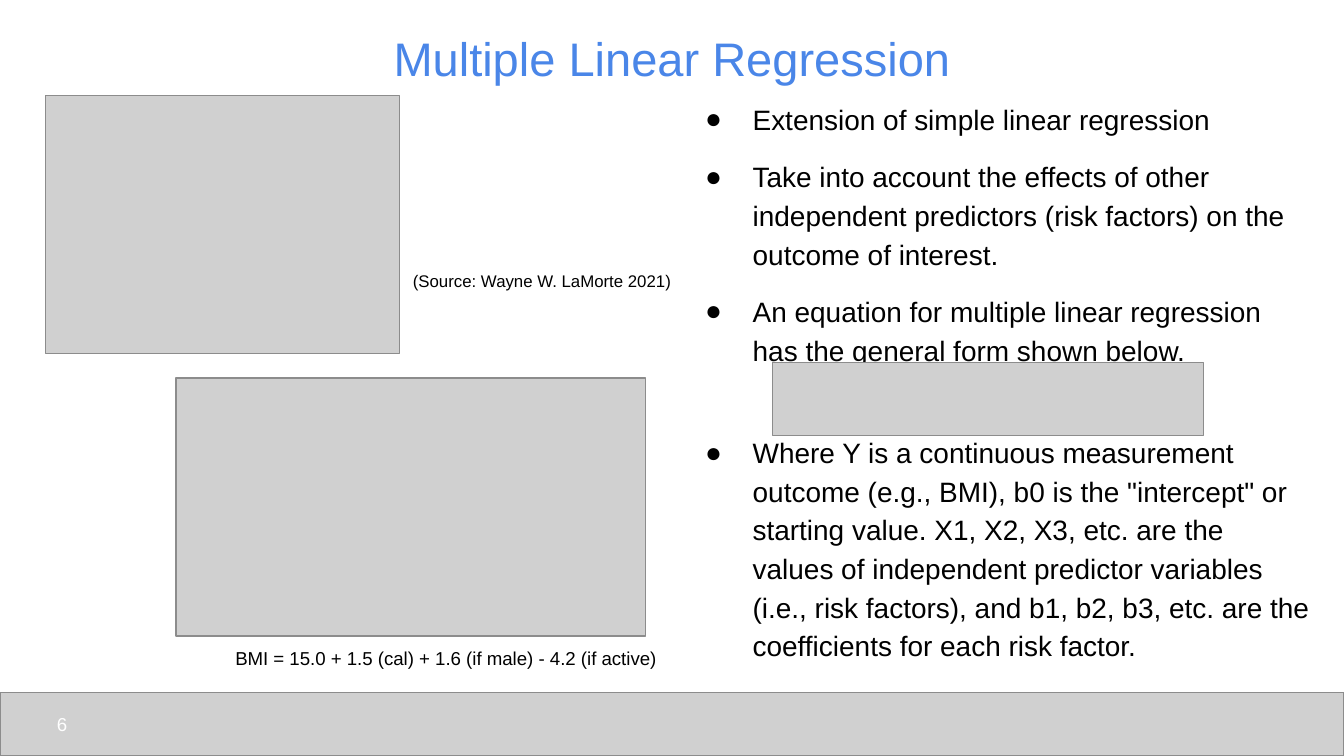
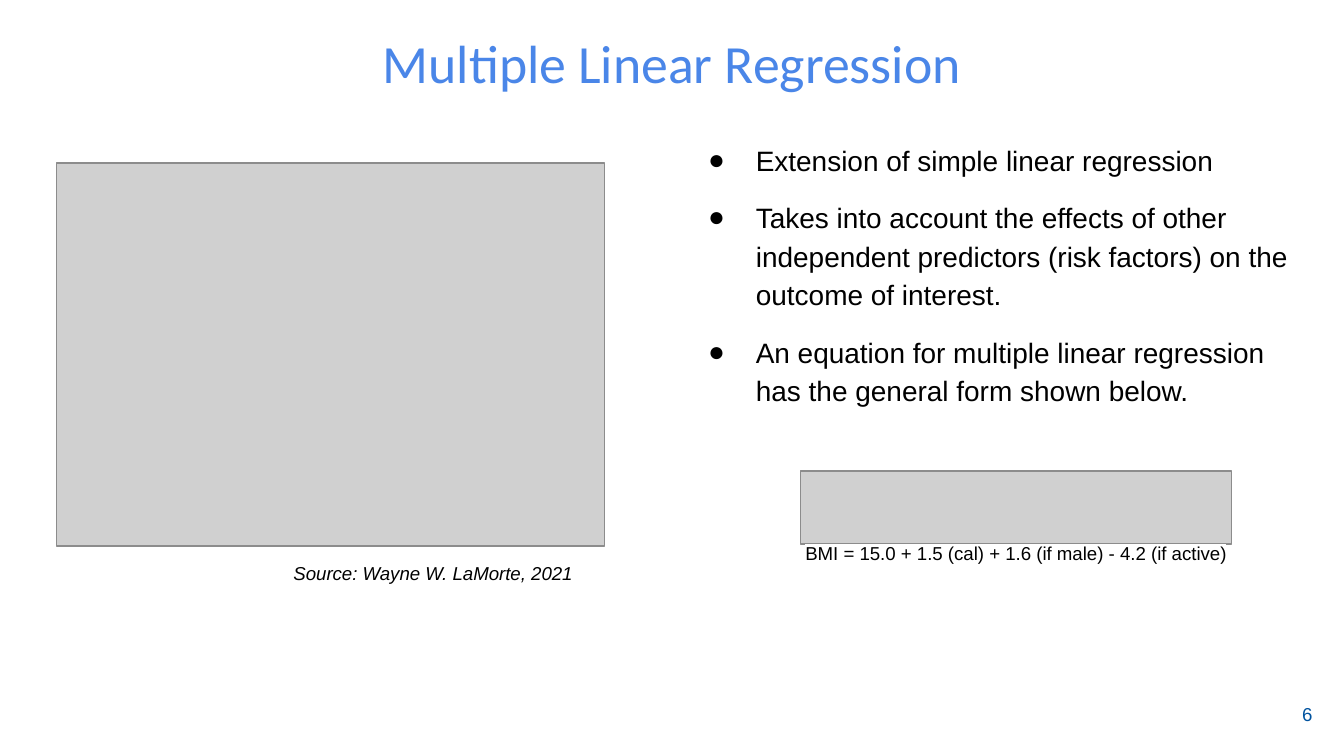
Before and after one commit to udel-cbcb/NIGMS-Sandbox-UD, a slide deck: slide 7 of Submodule_4/Lectures/Submodule_4_Lecture_1_ML_Models_and_Model_Evaluation.pptx (slide 6 before the commit). Drawn at 1344x756 pixels with LibreOffice and Linux fonts; fonts in the diff are those of the drawing; grey boxes stand for pictures; background and template pictures are left out. Boxes give left, top, right and bottom in pixels: in the first picture for what was removed or moved away, otherwise in the second. Text is boxed around its words. In the diff, an @@ line names an element or a change of style, - is before the commit and + after.

```diff
--- a/Submodule_4/Lectures/Submodule_4_Lecture_1_ML_Models_and_Model_Evaluation.pptx
+++ b/Submodule_4/Lectures/Submodule_4_Lecture_1_ML_Models_and_Model_Evaluation.pptx
@@ title "Multiple Linear Regression" at box(383, 45, 961, 92): size 25.2 to 28.8 pt, font Arial to Calibri @@
@@ picture removed at box(46, 95, 399, 353) @@
@@ text "Extension of simple linear regression": place and size @@
-text "Extension of simple linear regression" at box(753, 109, 1284, 366)
+text "Extension of simple linear regression" at box(756, 150, 1288, 406)
@@ picture: place and size @@
-picture at box(176, 378, 645, 636)
+picture at box(56, 163, 605, 546)
@@ text at box(756, 207, 1288, 306): text changed @@
-● Take into account the effects of other independent predictors (risk factors) on the outcome of interest.
+● Takes into account the effects of other independent predictors (risk factors) on the outcome of interest.
@@ text removed at box(753, 442, 1309, 657) @@
-● Where Y is a continuous measurement outcome (e.g., BMI), b0 is the "intercept" or starting value. X1, X2, X3, etc. are the values of independent predictor variables (i.e., risk factors), and b1, b2, b3, etc. are the coefficients for each risk factor.
@@ picture: place and size @@
-picture at box(773, 363, 1204, 435)
+picture at box(800, 470, 1231, 543)
@@ text "BMI = 15.0 + 1.5 ...": place and size @@
-text "BMI = 15.0 + 1.5 ..." at box(235, 651, 657, 669)
+text "BMI = 15.0 + 1.5 ..." at box(805, 546, 1227, 564)
@@ text at box(293, 567, 572, 584): text changed; size 9 to 10 pt; italic on @@
-(Source: Wayne W. LaMorte 2021)
+Source: Wayne W. LaMorte, 2021
@@ page number: place and size @@
-page number at box(57, 718, 67, 731)
+page number at box(1302, 708, 1312, 722)
@@ page number at box(1302, 708, 1312, 722): text colour #FFFFFF to #00539F @@
@@ picture removed at box(0, 692, 1344, 755) @@
```
Also in this commit, not shown: 19 other slides changed, 7 slides added, 8 slides removed, 7 other files.
